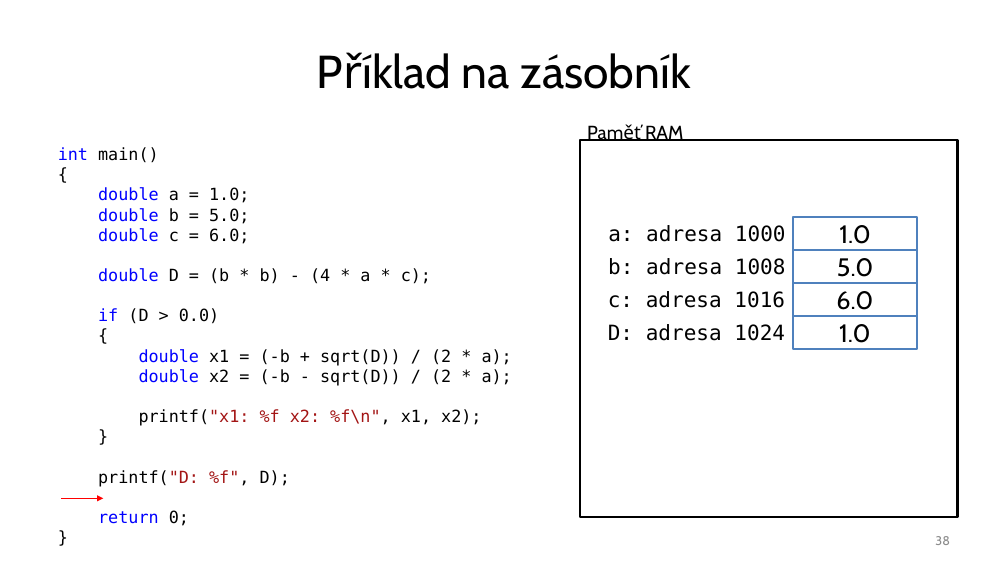
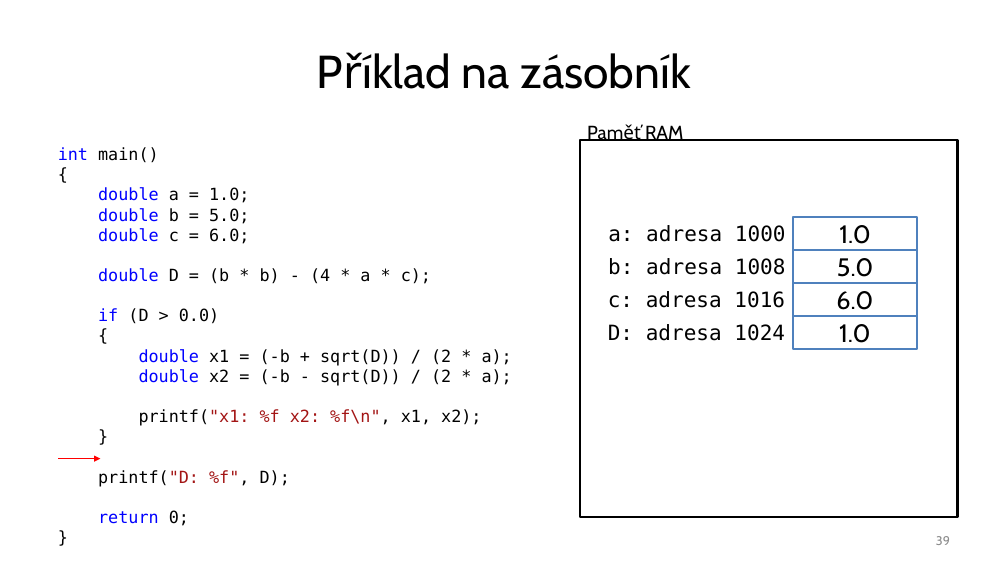
Before and after one commit to ekral/FAI, a slide deck: slide 39 of OPCPP/presentations/01_prezentace_OPR_promenne_zasobnik.pptx (slide 38 before the commit). Drawn at 1008x567 pixels with LibreOffice and Linux fonts; fonts in the diff are those of the drawing. Boxes give left, top, right and bottom in pixels: in the first picture for what was removed or moved away, otherwise in the second. Text is boxed around its words. In the diff, an @@ line names an element or a change of style, - is before the commit and + after.

```diff
--- a/OPCPP/presentations/01_prezentace_OPR_promenne_zasobnik.pptx
+++ b/OPCPP/presentations/01_prezentace_OPR_promenne_zasobnik.pptx
@@ arrow moved from (61, 498) - (104, 498) to (58, 459) - (101, 459) @@
@@ page number at [936,536,950,545]: text changed @@
-38
+39
```
Also in this commit, not shown: 3 other slides changed.
